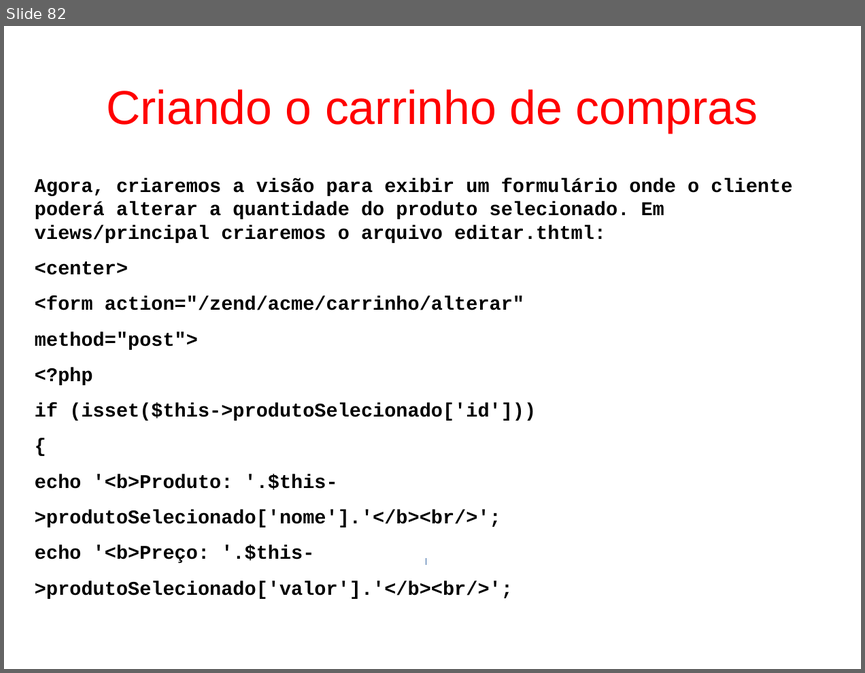
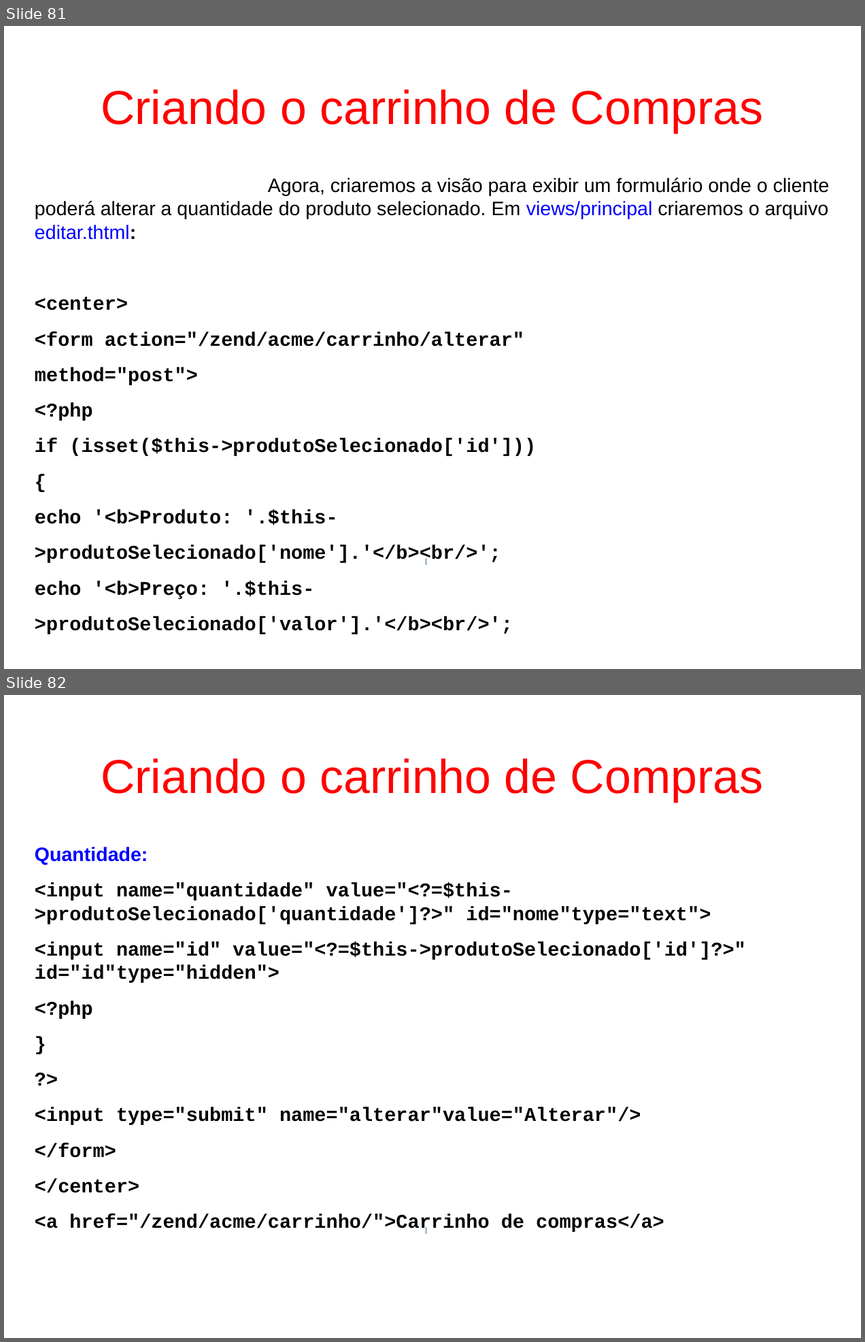
Before and after one commit to fgsl/lojasacme, a slide deck: docs/tutorial.odp. Shown one above the other, each under a label of ours: slide 82 before the commit, slides 81 and 82 after it. The pictures are 865x673 and 865x1342 pixels, drawn with LibreOffice and Linux fonts; fonts in the diff are those of the drawing. Boxes give left, top, right and bottom in pixels: in the first picture for what was removed or moved away, otherwise in the second. Text is boxed around its words. In the diff, an @@ line names an element or a change of style, - is before the commit and + after.

```diff
--- a/docs/tutorial.odp
+++ b/docs/tutorial.odp
@@ slide 82 added at (4,695,861,1338), background #FFFFFF @@
@@ title added at (101,758,763,802), 44 pt, text #FF0000 @@
+Criando o carrinho de Compras
@@ text added at (35,847,745,1233), 18 pt, text #000000, bold @@
+Quantidade:
+<input name="quantidade" value="<?=$this->produtoSelecionado['quantidade']?>" id="nome"type="text">
+<input name="id" value="<?=$this->produtoSelecionado['id']?>" id="id"type="hidden">
+<?php
+}
+?>
+<input type="submit" name="alterar"value="Alterar"/>
+</form>
+</center>
+<a href="/zend/acme/carrinho/">Carrinho de compras</a>
@@ rectangle added at (426,1227,426,1234), fill #729FCF, outline #3465A4 0 pt @@
@@ what was slide 82 is now slide 81 @@
@@ slide 81 changed as well @@
@@ title at (101,89,763,133): text changed @@
-Criando o carrinho de compras
+Criando o carrinho de Compras
@@ text at (35,178,830,240): font Courier New to Arial, bold off in "Agora, criaremos a visão para exibir um ..."; text colour #000000 to #0000FF in "views/principal editar.thtml:" @@
```
Also in this commit, not shown: 21 other slides changed, 21 other slides added, 1 slide removed, 1 other file.
